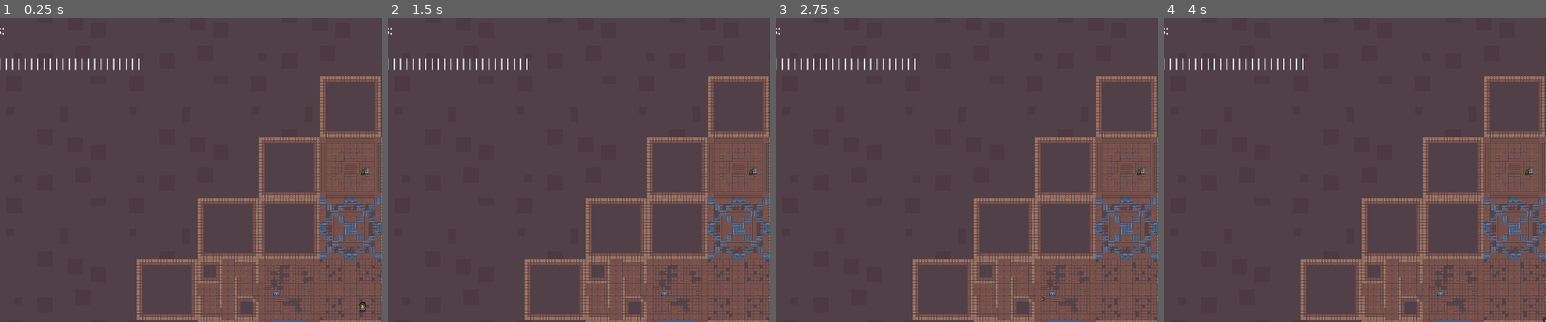
Above: before the commit, frames 1-4 (left to right).
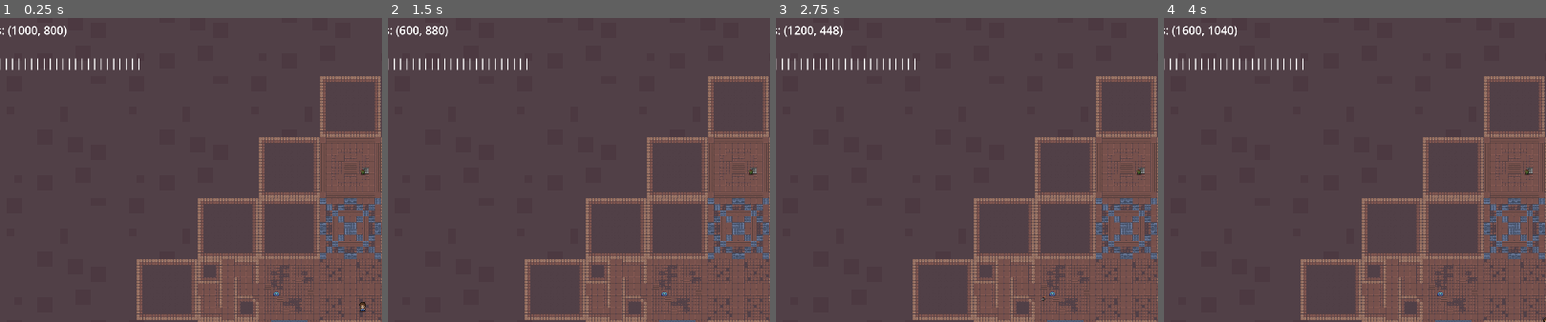
Above: after the commit, the same moments.

Repository: jaxonavena/Calamity
Game: Godot game, scene res://scenes/dungeon_generator.tscn
The game is run twice, just before and just after one commit, with the same random seed, the same clock (stepped at 60 frames per second) and the same inputs.
Inputs (mouse positions are % of the whole screen's width and height, from its top left):
- Up to frame 1 (0.25 s): no input
- Up to frame 2 (1.5 s): tap Enter at 0.5 s; move the mouse to (72, 45) at 0.52 s; hold Right (ui_right) 0.53-1.28 s; tap Space (attack) at 0.6 s; move the mouse to (30, 55) at 1.27 s; hold Down (ui_down) from 1.28 s (still down); click (30, 55) at 1.35 s
- Up to frame 3 (2.75 s): tap Space (attack) at 2 s; move the mouse to (60, 28) at 2.02 s; release Down (ui_down) at 2.03 s; hold Right (ui_right) from 2.03 s (still down); hold Tab (switch_weapon) from 2.03 s (still down)
- Up to frame 4 (4 s): tap Enter at 2.75 s; move the mouse to (45, 70) at 2.77 s; release Right (ui_right) at 2.78 s; release Tab (switch_weapon) at 2.78 s; hold Up (ui_up) 2.78-3.53 s; tap E at 2.85 s; tap Space (attack) at 3.5, 3.6 s; move the mouse to (80, 65) at 3.52 s; hold Left (ui_left) from 3.53 s (still down)
The pictures show only the part of the screen within x 8-58%, y 11-61%; the shares and areas given below are measured in that part.

The runs differ from the first frame. In frame 1, 0.2% of the frame differs, in the area x 2-18%, y 2-7%; in frame 2, 0.2%; in frame 3, 0.2%; in frame 4, 0.3%, in the area x 2-19%, y 2-7%.

Commit message:
There was a weird infinite recursion glitch in get_valid_spawn_room or whatever its called and it seemed like there shouldn't have been, and it was super elusive and painful to deal with, but while debuggin g i started passing a 'i' param to itself to track iterations of recursion and somehow that fixed it :|. Wtf

Diff:
--- a/calamity-godotproject/scripts/dungeon_generator.gd
+++ b/calamity-godotproject/scripts/dungeon_generator.gd
@@ -9,7 +9,7 @@
 var used_positions = {}
 var door_distance_offsets = {}
 var player_spawn_room_location: Vector2
-var stairs_cant_spawn_in_start_room = true
+var stairs_can_spawn_in_start_room = false
 var attempted_stair_rooms = [] # Tracks what rooms have been attempted to place a staircase in to avoid repeats
 var NUM_ROOMS = min(global_script.floors + 1, 5) # 5 is ideal with 15 removal
 #var NUM_ROOMS = 5 # 5 is ideal with 15 removal
@@ -32,6 +32,7 @@
 
 # SPECIAL --------------------------------------------------------------------------------------------------------------
 func _ready():
+	global_script.restarting = false
 	global_script.restart_allowed = true
 	generate_dungeon()
 	#wait_for(2)
@@ -47,11 +48,13 @@
 func _process(delta):
 	# cmd+R or ctrl+R press to restart the scene
 	if Input.is_action_pressed("restart_scene") and global_script.restart_allowed:
+		global_script.restarting = true
 		restart_scene()
 
 	global_script.time_survived += delta
 	update_stats()
-	#update_mouse_pos()
+	if global_script.restarting == false: # Avoids NULL PARAMETER ERROR when restarting
+		update_mouse_pos()
 
 func restart_scene():
 	global_script.restart_allowed = false
@@ -266,25 +269,31 @@
 		#return true # avoids maximum recursion depth error
 
 func is_spawnable_room(room_location: Vector2, is_player = false) -> bool:
-	if stairs_cant_spawn_in_start_room:
-		if !is_player and room_location == player_spawn_room_location: # Nothing can spawn in the player's spawn room
-			return false
+	if stairs_can_spawn_in_start_room:
+		return true
+	if !is_player and room_location == player_spawn_room_location: # Nothing can spawn in the player's spawn room
+		return false
 	return used_positions.has(room_location) and used_positions[room_location].is_in_group("spawnable_room")
 
 func is_vector_in_range(vector: Vector2, min: int, max: int) -> bool:
 	return vector.x >= min and vector.x <= max and vector.y >= min and vector.y <= max
 
-func get_valid_spawn_location(season: bool = false, is_player: bool = false, is_stairs: bool = false) -> Vector2:
+func get_valid_spawn_location(season: bool = false, is_player: bool = false, is_stairs: bool = false, i: int = 0, ) -> Vector2:
+	i += 1 # TRACKING i IS NECESSARY FOR IT TO NOT EXPLODE ON AN INFINITE RECURSION ERROR. DO NOT ASK ME WHY THIS FIXED IT, I DONT KNOW
+	#print(i)
+	#print("GVSL")
 	var room_location: Vector2
 	if is_stairs:
-		print("\n\n\nstairs")
+		#print("\n\n\nstairs")
 		room_location = get_furthest_spawnable_room(player_spawn_room_location) # -> Vector 2
+		#print("Got room location")
 	else:
 		room_location = get_random_room_location()
 
 	if is_spawnable_room(room_location, is_player):
 		if is_stairs:
-			print("SPAWNABLE", room_location)
+			#print("it is a spawnable room")
+			stairs_can_spawn_in_start_room = false
 
 		if is_player:
 			player_spawn_room_location = room_location
@@ -297,9 +306,10 @@
 		if is_vector_in_range(tile_in_room, room_location.x + 15, room_location.y + 140) and season:
 			salt = salt(0,16)
 
+		#print("FINAL POSITION: ", room_location + tile_increment + salt)
 		return room_location + tile_increment + salt
 	else:
-		return get_valid_spawn_location(season, is_player, is_stairs)
+		return get_valid_spawn_location(i, season, is_player, is_stairs)
 
 func rearrange_sibling_nodes(node1, node2):
 	var parent = node1.get_parent()
@@ -310,14 +320,16 @@
 	var furthest_room_position = Vector2(-INF,INF) # non spawnable
 
 	while !is_spawnable_room(furthest_room_position): # Until we get the furthest spawnable room
+		#print("SORTED ROOMS SIZE", sorted_rooms.size())
 		if sorted_rooms.size() > 0:
 			furthest_room_position = sorted_rooms.pop_back().keys()[0]
-		else:
-			stairs_cant_spawn_in_start_room = false
-			print("FURTHEST IS START ROOM")
+		else: # When there are no other options except the start_room
+			stairs_can_spawn_in_start_room = true
+			#print("FURTHEST IS START ROOM", room_position)
 			furthest_room_position = player_spawn_room_location
 
-	print("RETURNING FURTHEST ROOM POS: ", furthest_room_position)
+	#print("PLAYERSPAWN ROOM LOCATION", player_spawn_room_location)
+	#print("RETURNING FURTHEST ROOM POS: ", furthest_room_position)
 	return furthest_room_position
 
 func get_sorted_room_distances_from(start_position: Vector2) -> Array:
@@ -325,15 +337,15 @@
 	var sorted_rooms: Array
 	var new_distance
 
-	print("USED POSITIONS SIZE:", used_positions.size())
+	#print("USED POSITIONS SIZE:", used_positions.size())
 	for room_pos in used_positions.keys():
 		new_distance = start_position.distance_to(room_pos)
 		if room_pos != start_position:
 			distances_hash[room_pos] = new_distance
-	print("\nDISTANCES HASH", distances_hash)
+	#print("\nDISTANCES HASH", distances_hash)
 
 	var ordered_distances = bubble_sort_vector2s_list(distances_hash.values())
-	print("\nORDERED DISTANCES ARRAY", ordered_distances)
+	#print("\nORDERED DISTANCES ARRAY", ordered_distances)
 	var available_rooms = distances_hash.keys()
 	for distance in ordered_distances:
 		for room_pos in available_rooms:
@@ -341,12 +353,12 @@
 				var index = available_rooms.find(room_pos)
 				available_rooms.remove_at(index)
 				sorted_rooms.append({room_pos: distance})
-	print("\nSORTED ROOMS", sorted_rooms)
+	#print("\nSORTED ROOMS", sorted_rooms)
 
 	var thing = []
 	for room in sorted_rooms:
 		thing.append(is_spawnable_room(room.keys()[0]))
-	print("THING: ", thing)
+	#print("THING: ", thing)
 	return sorted_rooms
 
 func bubble_sort_vector2s_list(distances: Array) -> Array:
@@ -366,9 +378,12 @@
 
 func place_staircase():
 	var tile_coord = get_valid_spawn_location(false, false, true)
+	#print("tile_coord", tile_coord)
 	var stairs = staircase.instantiate()
 	stairs.global_position = tile_coord
+	#print("about to place the stairs")
 	add_child(stairs)
+	#print("successfully placed stairs")
 
 	# We need to know where the player's spawn room is to make sure enemies/stairs
 	# don't spawn in the same room. This requires us to spawn the stairs after the player, but if
@@ -379,11 +394,11 @@
 func place_player(player_instance: CharacterBody2D = null):
 	var spawn_location = get_valid_spawn_location(true, true)
 	if player_instance: # Player is moving on to the next floor
-		player_instance.position = spawn_location
+		player_instance.global_position = spawn_location
 		add_child(player_instance)
 	else: # Player is starting a new attempt
 		player_instance = player.instantiate()
-		player_instance.position = spawn_location
+		player_instance.global_position = spawn_location
 		add_child(player_instance)
 		global_script.player_instance = player_instance
 
@@ -397,11 +412,11 @@
 
 	for i in range(count):
 		var slime_instance = enemy.instantiate()
-		slime_instance.position = get_valid_spawn_location(true)
+		slime_instance.global_position = get_valid_spawn_location(true)
 		add_child(slime_instance)
 
 		var enemyglobin_instance = enemyglobin.instantiate()
-		enemyglobin_instance.position = get_valid_spawn_location(true)
+		enemyglobin_instance.global_position = get_valid_spawn_location(true)
 		add_child(enemyglobin_instance)
 
 # UI --------------------------------------------------------------------------------------------------------------
--- a/calamity-godotproject/scripts/global.gd
+++ b/calamity-godotproject/scripts/global.gd
@@ -52,6 +52,7 @@
 # PLAYER PERSISTENCE
 var player_instance = null
 var previous_floor = null
+var restarting = false
 
 func new_floor():
 	floors += 1
